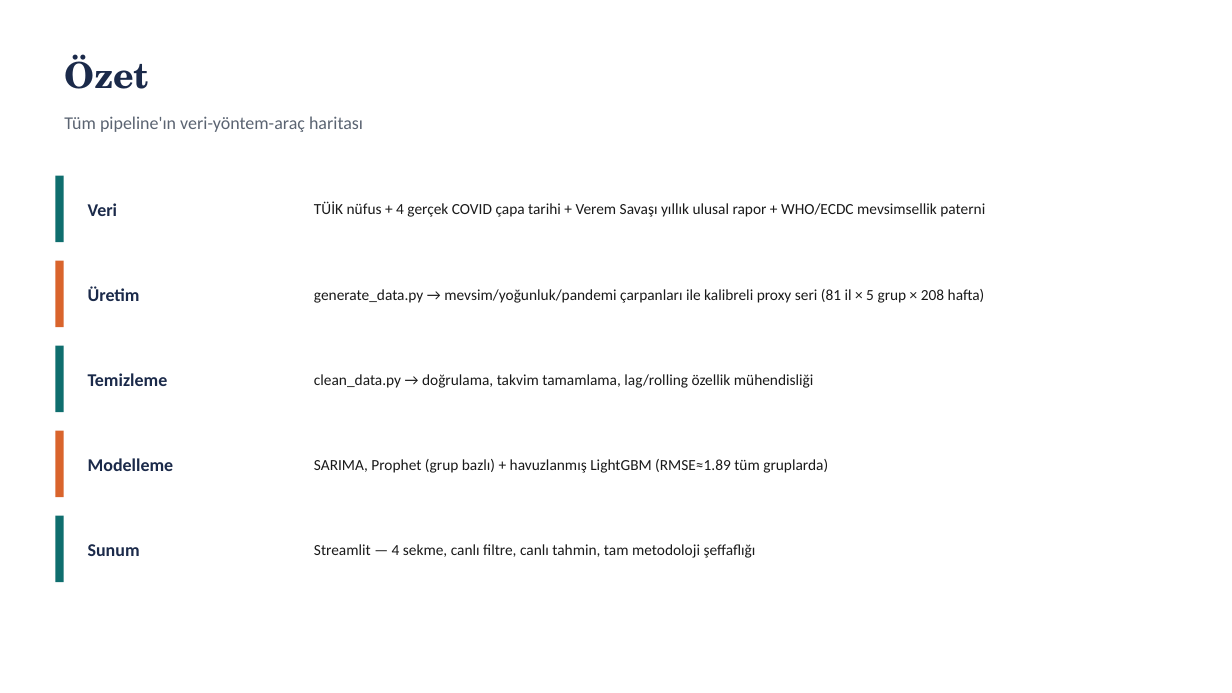
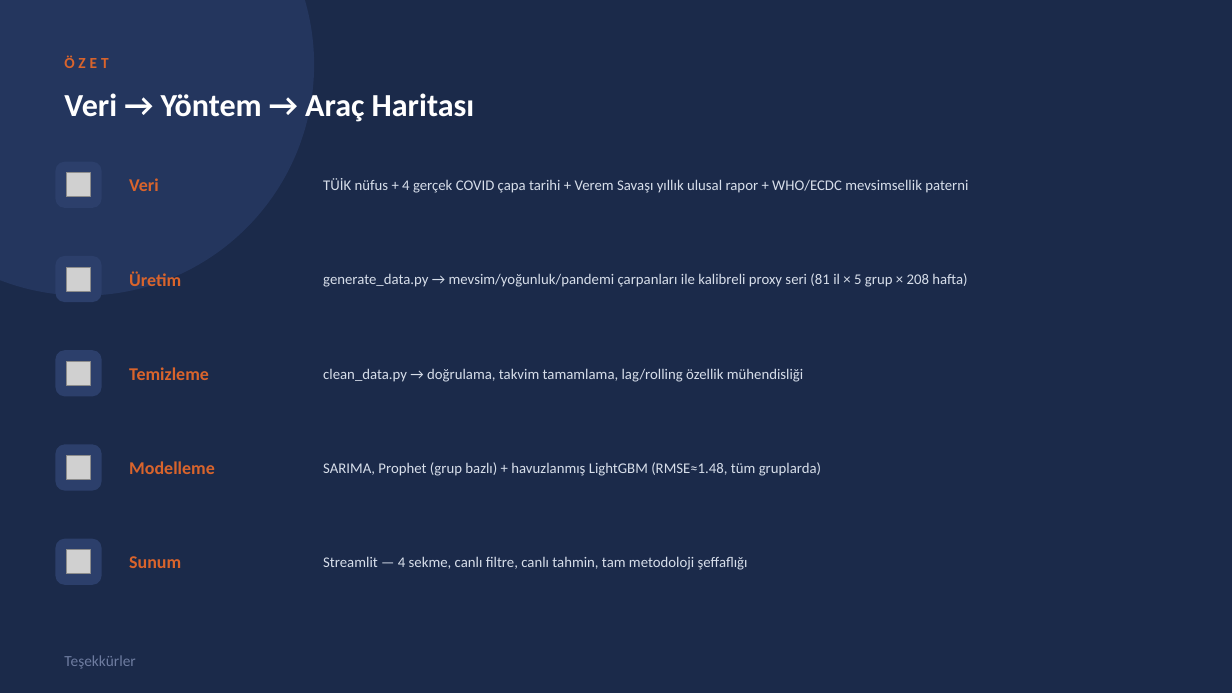
Before and after one commit to ozansarisoy/BreathCast-Turkiye, a slide deck: slide 10 of reports/turkiye_solunum_metodoloji.pptx (slide 8 before the commit). Drawn at 1232x693 pixels with LibreOffice and Linux fonts; fonts in the diff are those of the drawing; grey boxes stand for pictures. Boxes give left, top, right and bottom in pixels: in the first picture for what was removed or moved away, otherwise in the second. Text is boxed around its words. In the diff, an @@ line names an element or a change of style, - is before the commit and + after.

```diff
--- a/reports/turkiye_solunum_metodoloji.pptx
+++ b/reports/turkiye_solunum_metodoloji.pptx
@@ background #FFFFFF to #1B2A4A @@
@@ ellipse added at [0,0,314,296], fill #24365E @@
@@ text at [64,55,108,68]: text changed; size 28 to 12 pt; font TeX Gyre Schola to Calibri; text colour #1B2A4A to #D9642C @@
-Özet
+ÖZET
@@ text at [64,93,475,122]: text changed; size 14 to 25 pt; text colour #5B6472 to #FFFFFF; bold on @@
-Tüm pipeline'ın veri-yöntem-araç haritası
+Veri → Yöntem → Araç Haritası
@@ rectangle removed at [55,176,64,242] @@
@@ rounded rectangle added at [55,162,102,208], fill #2C3F6B @@
@@ picture added at [67,173,91,197] @@
@@ text colour #1B2A4A to #D9642C in 5 elements at [129,461,215,474], [129,367,209,380], [129,556,181,568], [129,271,181,286], [129,178,159,191] @@
@@ text "Veri": place and size @@
-text "Veri" at [88,203,118,216]
+text "Veri" at [129,178,159,191]
@@ size 12 to 11.5 pt, text colour #1A1A1A to #D7DEEA in 4 elements at [323,368,803,382], [323,556,748,570], [323,273,967,287], [323,178,968,193] @@
@@ text "TÜİK nüfus + 4 gerçek ...": place and size @@
-text "TÜİK nüfus + 4 gerçek ..." at [314,201,985,217]
+text "TÜİK nüfus + 4 gerçek ..." at [323,178,968,193]
@@ rectangle removed at [55,261,64,327] @@
@@ rounded rectangle added at [55,256,102,302], fill #2C3F6B @@
@@ picture added at [67,267,91,291] @@
@@ text "Üretim": place and size @@
-text "Üretim" at [88,286,140,301]
+text "Üretim" at [129,271,181,286]
@@ text "generate_data.py → mevsim/yoğunluk/pandemi çarpanları ile ...": place and size @@
-text "generate_data.py → mevsim/yoğunluk/pandemi çarpanları ile ..." at [314,289,985,303]
+text "generate_data.py → mevsim/yoğunluk/pandemi çarpanları ile ..." at [323,273,967,287]
@@ rectangle removed at [55,346,64,412] @@
@@ rounded rectangle added at [55,350,102,396], fill #2C3F6B @@
@@ text "Temizleme": place and size @@
-text "Temizleme" at [88,373,168,386]
+text "Temizleme" at [129,367,209,380]
@@ text "clean_data.py → doğrulama, takvim tamamlama, ...": place and size @@
-text "clean_data.py → doğrulama, takvim tamamlama, ..." at [314,374,814,388]
+text "clean_data.py → doğrulama, takvim tamamlama, ..." at [323,368,803,382]
@@ picture added at [67,361,91,385] @@
@@ rectangle removed at [55,431,64,497] @@
@@ rounded rectangle added at [55,445,102,491], fill #2C3F6B @@
@@ text "Modelleme": place and size @@
-text "Modelleme" at [88,458,174,471]
+text "Modelleme" at [129,461,215,474]
@@ picture added at [67,456,91,480] @@
@@ text at [323,462,821,476]: text changed; size 12 to 11.5 pt; text colour #1A1A1A to #D7DEEA @@
-SARIMA, Prophet (grup bazlı) + havuzlanmış LightGBM (RMSE≈1.89 tüm gruplarda)
+SARIMA, Prophet (grup bazlı) + havuzlanmış LightGBM (RMSE≈1.48, tüm gruplarda)
@@ rectangle removed at [55,516,64,582] @@
@@ rounded rectangle added at [55,539,102,585], fill #2C3F6B @@
@@ text "Sunum": place and size @@
-text "Sunum" at [88,544,140,556]
+text "Sunum" at [129,556,181,568]
@@ text "Streamlit — 4 sekme, canlı ...": place and size @@
-text "Streamlit — 4 sekme, canlı ..." at [314,544,756,558]
+text "Streamlit — 4 sekme, canlı ..." at [323,556,748,570]
@@ picture added at [67,550,91,574] @@
@@ text added at [64,655,135,669], 12 pt, text #6E7CA0 @@
+Teşekkürler
```
Also in this commit, not shown: 7 other slides changed, 2 slides added, 9 other files.
